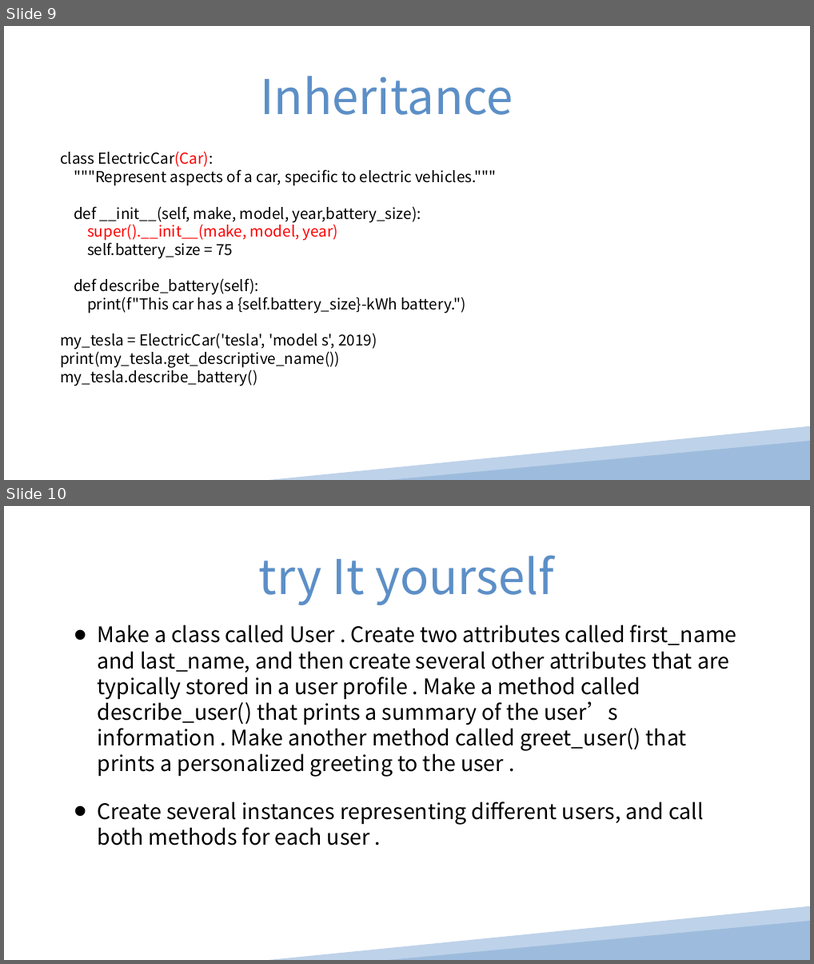
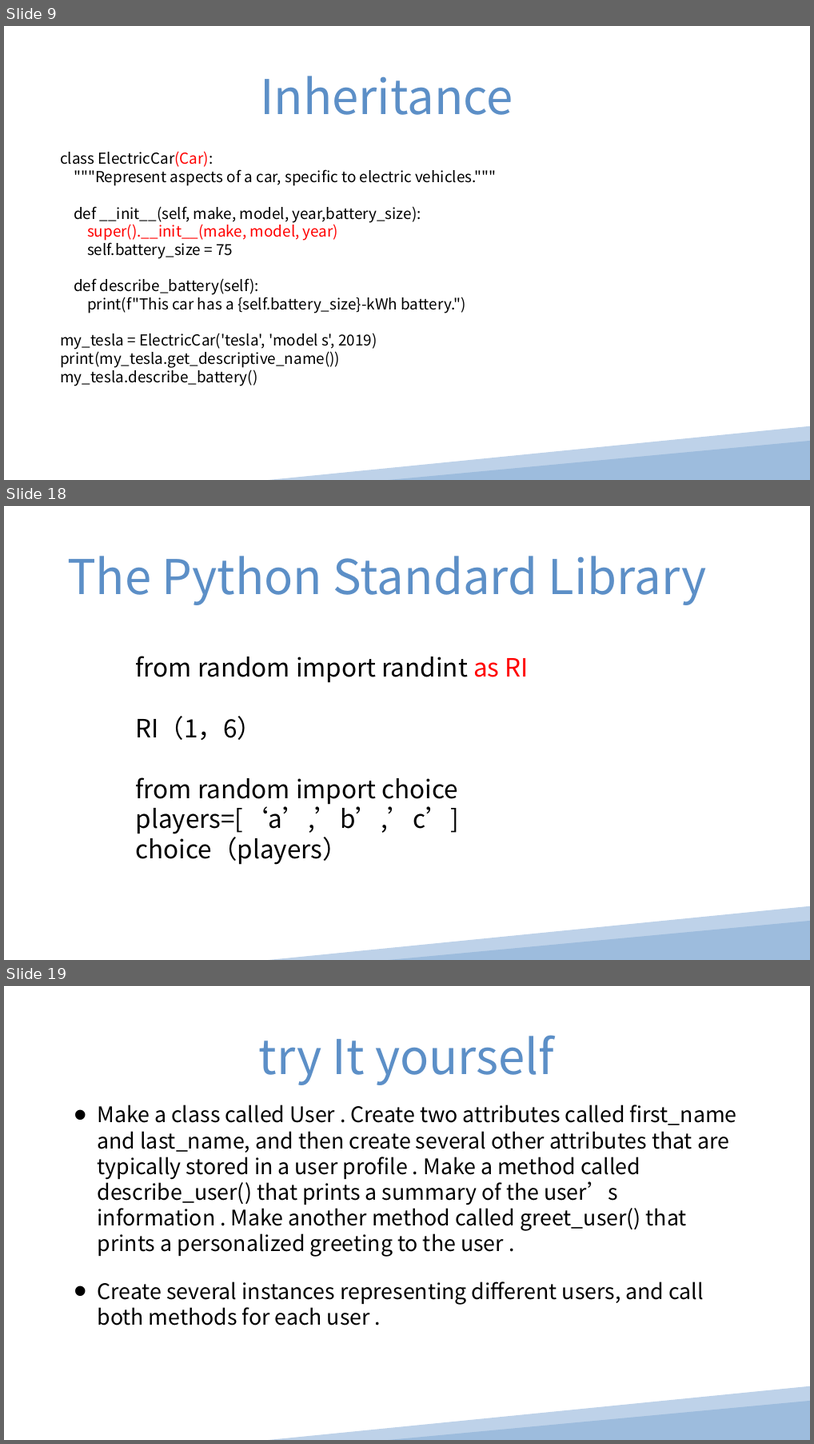
Before and after one commit to pinglee0/py, a slide deck: Chapter 9.ppt. Shown one above the other, each under a label of ours: slides 9 and 10 before the commit, slides 9, 18 and 19 after it; the slides between them are not shown. The pictures are 814x964 and 814x1444 pixels, drawn with LibreOffice and Linux fonts; fonts in the diff are those of the drawing. Boxes give left, top, right and bottom in pixels: in the first picture for what was removed or moved away, otherwise in the second. Text is boxed around its words. In the diff, an @@ line names an element or a change of style, - is before the commit and + after.

```diff
--- a/Chapter 9.ppt
+++ b/Chapter 9.ppt
@@ slide 18 added at (4, 506, 810, 960), background #FFFFFF @@
@@ text added at (67, 556, 706, 605), 76 pt, text #5C8FC7 @@
+The Python Standard Library
@@ text added at (136, 656, 529, 864), 40 pt, text #000000 @@
+from random import randint as RI
+RI（1，6）
+from random import choice
+players=[‘a’,’b’,’c’]
+choice（players）
@@ freeform shape added at (269, 905, 810, 960), fill #BED2E9 @@
@@ triangle added at (389, 920, 810, 960), fill #9DBCDD @@
@@ what was slide 10 is now slide 19 @@
```
Also in this commit, not shown: 8 other slides added, 1 other file.
